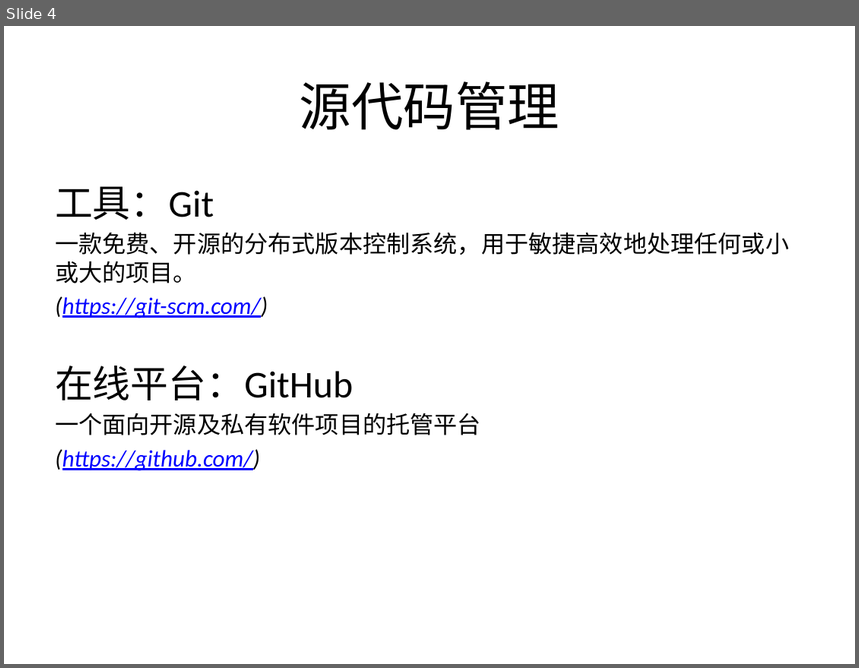
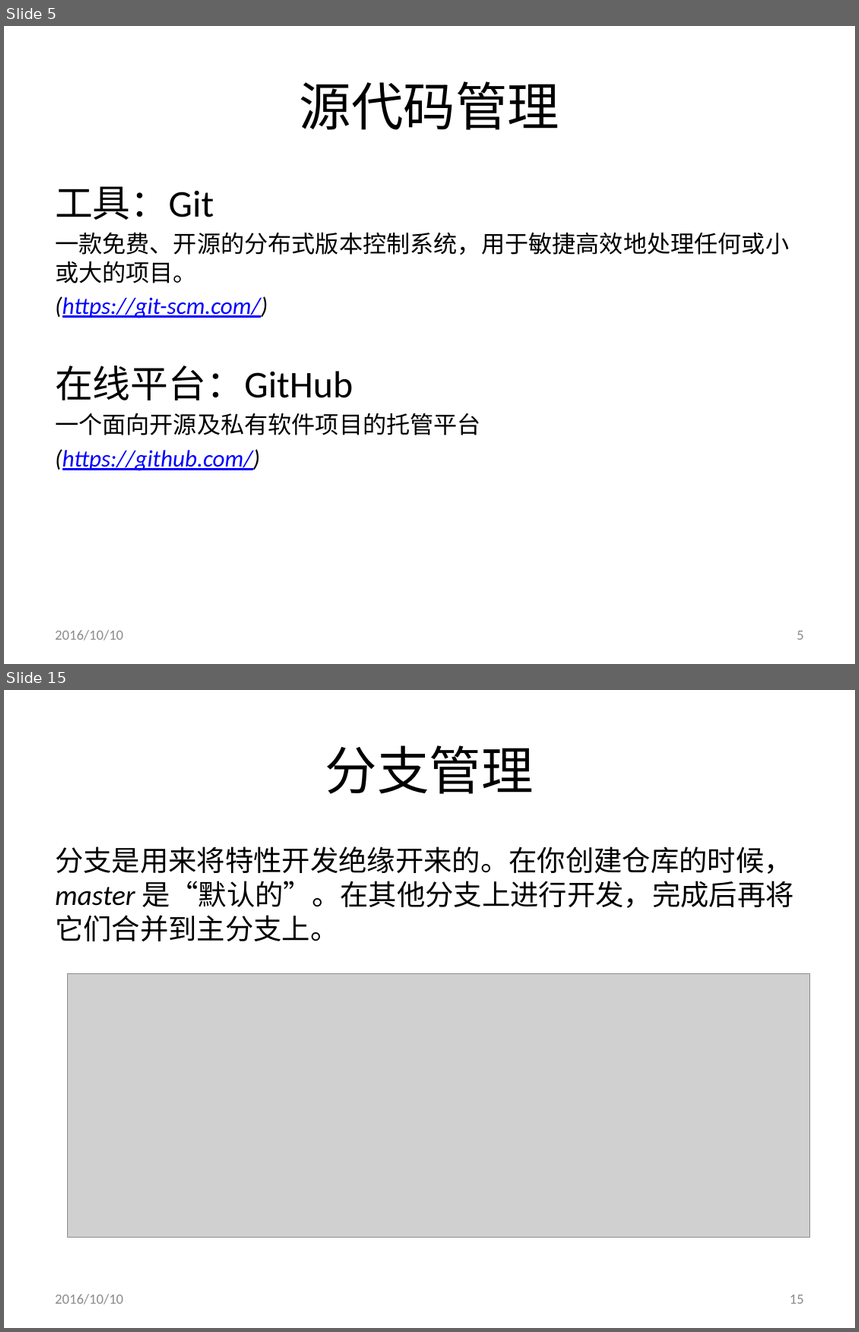
Before and after one commit to shentianyi/CompanyCource, a slide deck: CodeMonkey/cs01-1 开发工具及基本流程/开发工具及基本流程.pptx. Shown one above the other, each under a label of ours: slide 4 before the commit, slides 5 and 15 after it; the slides between them are not shown. The pictures are 859x668 and 859x1332 pixels, drawn with LibreOffice and Linux fonts; fonts in the diff are those of the drawing; grey boxes stand for pictures. Boxes give left, top, right and bottom in pixels: in the first picture for what was removed or moved away, otherwise in the second. Text is boxed around its words. In the diff, an @@ line names an element or a change of style, - is before the commit and + after.

```diff
--- a/CodeMonkey/cs01-1 开发工具及基本流程/开发工具及基本流程.pptx
+++ b/CodeMonkey/cs01-1 开发工具及基本流程/开发工具及基本流程.pptx
@@ slide 15 added at [4, 690, 855, 1328], background #FFFFFF @@
@@ title added at [325, 745, 534, 794], 44 pt, text #000000 @@
+分支管理
@@ text added at [55, 847, 794, 942], 24 pt, text #000000 @@
+分支是用来将特性开发绝缘开来的。在你创建仓库的时候，master 是“默认的”。在其他分支上进行开发，完成后再将它们合并到主分支上。
@@ picture added at [68, 973, 810, 1237] @@
@@ text added at [55, 1294, 123, 1305], 12 pt, text #8C8C8C @@
+2016/10/10
@@ page number added at [790, 1295, 804, 1304], 12 pt, text #8C8C8C @@
+15
@@ what was slide 4 is now slide 5 @@
@@ slide 5 changed as well @@
@@ text added at [55, 630, 123, 641], 12 pt, text #8C8C8C @@
+2016/10/10
@@ page number added at [797, 631, 804, 640], 12 pt, text #8C8C8C @@
+5
```
Also in this commit, not shown: 4 other slides changed, 23 other slides added, 1 slide removed, 1 other file.
